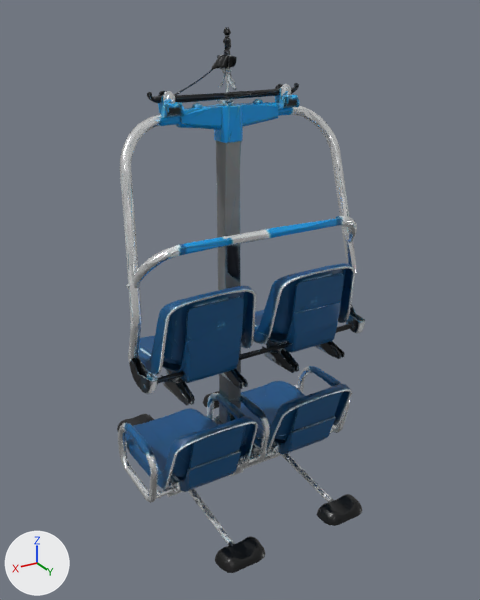
Two versions of the glTF model public/models/chairlift_chair.glb, one commit apart.
Before and after are seen from a 50 mm lens placed at (1.25, 2.19, 0.99), pointed at (-0.03, 0.06, -0.08). Arrows for +X, +Y and +Z are at lower left; the lights stay in place. The first picture is the older version. Where no turn or scale is listed for an object, it has been applied to the vertices. Vertices at exactly the same position are counted once.
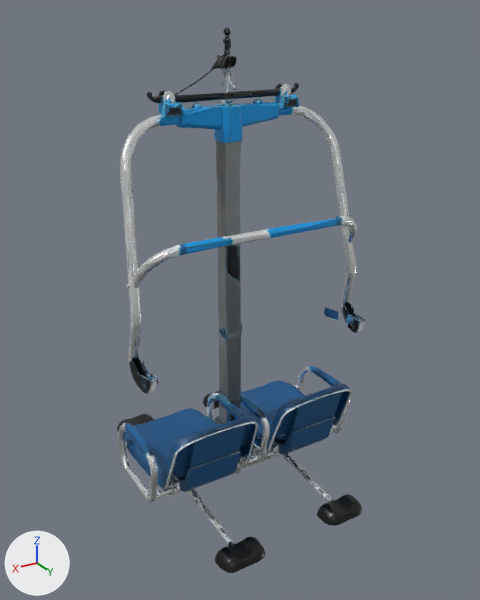
Location of each change, (x1, y1, x2, y2) in pixels of the pictures (480 x 600 px):
part 1 of me_mesh_0, cut back (blue): before (138, 263, 355, 405)

Edits to the bpy script that builds the scene:
```text
Change me_mesh_0:
    used by ob_mesh_0; location = (-0.001, 0.001, -0.001)
    remove me_mesh_0.from_pydata(...)  # 14475 vertices, 29660 faces; spans x -0.51..0.51, y -0.57..0.57, z -0.95..0.95
    add me_mesh_0.from_pydata(...)  # 11691 vertices, 23971 faces; spans x -0.51..0.51, y -0.57..0.57, z -0.95..0.95
    me_mesh_0 part 1: 1 vertex moved within x -0.04, y 0.05, z -0.23; 2784 vertices removed from x -0.44..0.44, y -0.09..0.34, z -0.33..0.1
```
